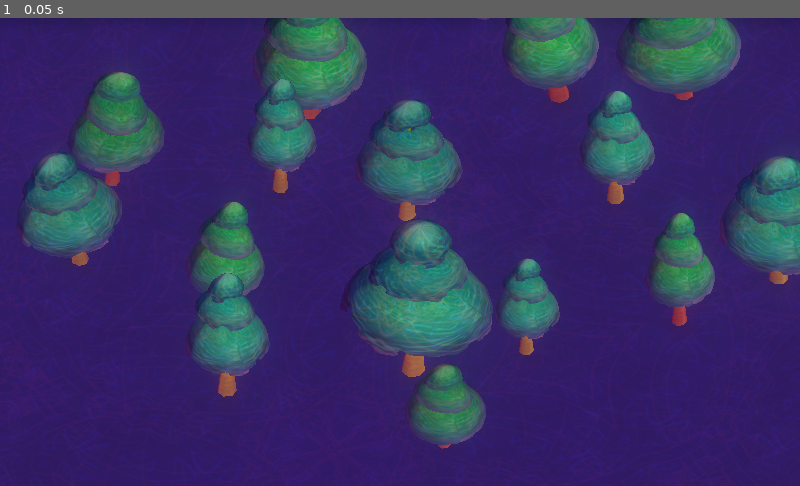
Above: before the commit, frame 1.
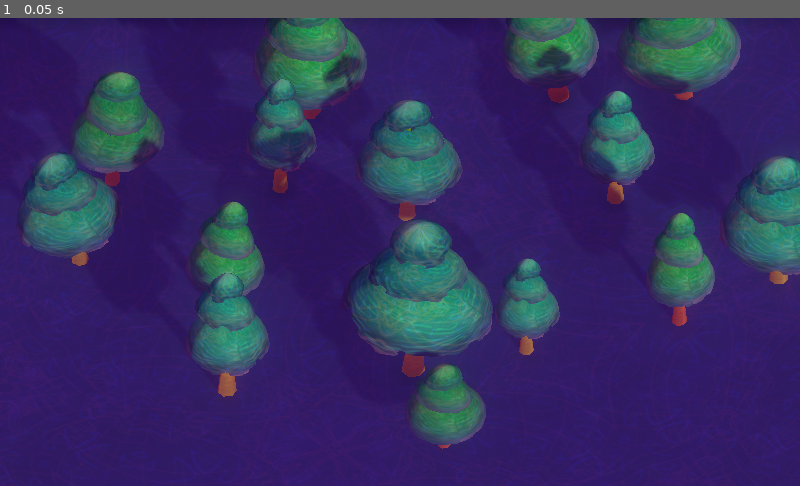
Above: after the commit, the same moment.

Repository: CROmartin/MiniJam70
Game: Godot game, scene res://Scenes-Jordan/TreeScene.tscn
Two runs of this game, one before a commit and one after it. Both use one fixed random seed, a clock stepped at 60 frames per second and the inputs below. This scene is started directly instead of the project's main scene.
Inputs:
- Up to frame 1 (0.05 s): no input

The runs differ from the first frame. In frame 1, 2.3% of the frame differs, in the area x 10-99%, y 0-77%.

Commit message:
Added set up blockout scene

Diff:
--- /dev/null
+++ b/Assets/Blockout/Blockout_CentralArena.tres
@@ -0,0 +1,8 @@
+[gd_resource type="SpatialMaterial" load_steps=2 format=2]
+
+[ext_resource path="res://Assets/Blockout/BlockoutGrid.png" type="Texture" id=1]
+
+[resource]
+albedo_color = Color( 1, 0.34902, 0.517647, 1 )
+albedo_texture = ExtResource( 1 )
+uv1_scale = Vector3( 12, 12, 1 )
--- /dev/null
+++ b/Assets/Blockout/Blockout_Hedge.tres
@@ -0,0 +1,7 @@
+[gd_resource type="SpatialMaterial" load_steps=2 format=2]
+
+[ext_resource path="res://Assets/Blockout/BlockoutGrid.png" type="Texture" id=1]
+
+[resource]
+albedo_color = Color( 0.129412, 0.321569, 0.0627451, 1 )
+albedo_texture = ExtResource( 1 )
--- /dev/null
+++ b/Assets/Blockout/Blockout_LightCorner.tres
@@ -0,0 +1,14 @@
+[gd_resource type="SpatialMaterial" load_steps=2 format=2]
+
+[ext_resource path="res://Assets/Blockout/BlockoutGrid.png" type="Texture" id=1]
+
+[resource]
+albedo_color = Color( 1, 0.886275, 0.494118, 1 )
+albedo_texture = ExtResource( 1 )
+emission_enabled = true
+emission = Color( 0.447059, 0.423529, 0.168627, 1 )
+emission_energy = 0.5
+emission_operator = 0
+emission_on_uv2 = false
+emission_texture = ExtResource( 1 )
+uv1_scale = Vector3( 4, 4, 1 )
--- /dev/null
+++ b/Assets/Blockout/Blockout_Pillars.tres
@@ -0,0 +1,8 @@
+[gd_resource type="SpatialMaterial" load_steps=2 format=2]
+
+[ext_resource path="res://Assets/Blockout/BlockoutGrid.png" type="Texture" id=1]
+
+[resource]
+albedo_color = Color( 1, 0.760784, 0.564706, 1 )
+albedo_texture = ExtResource( 1 )
+uv1_scale = Vector3( 8, 8, 1 )
--- /dev/null
+++ b/Assets/Blockout/Blockout_PlayField.tres
@@ -0,0 +1,9 @@
+[gd_resource type="SpatialMaterial" load_steps=2 format=2]
+
+[ext_resource path="res://Assets/Blockout/BlockoutGrid.png" type="Texture" id=1]
+
+[resource]
+albedo_color = Color( 0.415686, 0.556863, 0.4, 1 )
+albedo_texture = ExtResource( 1 )
+uv1_scale = Vector3( 32, 32, 1 )
+uv1_offset = Vector3( 0, -0.15, 0 )
--- /dev/null
+++ b/Assets/Blockout/Blockout_PlayerStart.tres
@@ -0,0 +1,8 @@
+[gd_resource type="SpatialMaterial" load_steps=2 format=2]
+
+[ext_resource path="res://Assets/Blockout/BlockoutGrid.png" type="Texture" id=1]
+
+[resource]
+albedo_color = Color( 0.74902, 0.564706, 0.772549, 1 )
+albedo_texture = ExtResource( 1 )
+uv1_scale = Vector3( 5, 5, 1 )
--- /dev/null
+++ b/Assets/Blockout/Blockout_Semicircle.tres
@@ -0,0 +1,8 @@
+[gd_resource type="SpatialMaterial" load_steps=2 format=2]
+
+[ext_resource path="res://Assets/Blockout/BlockoutGrid.png" type="Texture" id=1]
+
+[resource]
+albedo_color = Color( 0.670588, 0.756863, 0.756863, 1 )
+albedo_texture = ExtResource( 1 )
+uv1_scale = Vector3( 8, 8, 1 )
--- /dev/null
+++ b/Assets/Blockout/Blockout_Spikes.tres
@@ -0,0 +1,8 @@
+[gd_resource type="SpatialMaterial" load_steps=2 format=2]
+
+[ext_resource path="res://Assets/Blockout/BlockoutGrid.png" type="Texture" id=1]
+
+[resource]
+albedo_color = Color( 0.545098, 0.545098, 0.545098, 1 )
+albedo_texture = ExtResource( 1 )
+uv1_scale = Vector3( 8, 8, 1 )
--- a/Assets/Materials/Tree_A.tres
+++ b/Assets/Materials/Tree_A.tres
@@ -1,7 +1,6 @@
 [gd_resource type="SpatialMaterial" load_steps=2 format=2]
 
 [ext_resource path="res://Assets/TreeTest.png" type="Texture" id=1]
-
 
 [resource]
 params_depth_draw_mode = 3
@@ -10,6 +9,3 @@
 albedo_texture = ExtResource( 1 )
 metallic = 0.19
 metallic_specular = 0.0
-distance_fade_mode = 2
-distance_fade_min_distance = 2.7
-distance_fade_max_distance = 5.5
--- a/Assets/Materials/Tree_B.tres
+++ b/Assets/Materials/Tree_B.tres
@@ -1,7 +1,6 @@
 [gd_resource type="SpatialMaterial" load_steps=2 format=2]
 
 [ext_resource path="res://Assets/TreeTest2.png" type="Texture" id=1]
-
 
 [resource]
 params_depth_draw_mode = 3
@@ -10,6 +9,3 @@
 albedo_texture = ExtResource( 1 )
 metallic = 0.19
 metallic_specular = 0.0
-distance_fade_mode = 2
-distance_fade_min_distance = 2.7
-distance_fade_max_distance = 5.5
--- /dev/null
+++ b/Scenes-Jordan/Blockout.tscn
@@ -0,0 +1,335 @@
+[gd_scene load_steps=18 format=2]
+
+[ext_resource path="res://Assets/Blockout/PlayFieldBlockout.obj" type="ArrayMesh" id=1]
+[ext_resource path="res://Assets/Blockout/Hedge_M.obj" type="ArrayMesh" id=2]
+[ext_resource path="res://Assets/Blockout/Blockout_Hedge.tres" type="Material" id=3]
+[ext_resource path="res://Assets/Blockout/Hedge_S.obj" type="ArrayMesh" id=4]
+[ext_resource path="res://Assets/Blockout/Hedge_L.obj" type="ArrayMesh" id=5]
+[ext_resource path="res://Assets/Blockout/Hedge_XL.obj" type="ArrayMesh" id=6]
+
+[sub_resource type="BoxShape" id=3]
+extents = Vector3( 1.98741, 2.41259, 1 )
+
+[sub_resource type="BoxShape" id=4]
+extents = Vector3( 2.95061, 2.41259, 1 )
+
+[sub_resource type="BoxShape" id=5]
+extents = Vector3( 3.95372, 2.41259, 1 )
+
+[sub_resource type="BoxShape" id=2]
+extents = Vector3( 5.96267, 2.41259, 1 )
+
+[sub_resource type="BoxShape" id=6]
+extents = Vector3( 5.96267, 2.41259, 1 )
+
+[sub_resource type="BoxShape" id=1]
+extents = Vector3( 0.957092, 0.782861, 0.998001 )
+
+[sub_resource type="BoxShape" id=7]
+extents = Vector3( 10.4483, 3.05871, 0.464353 )
+
+[sub_resource type="BoxShape" id=8]
+extents = Vector3( 0.573818, 2.20815, 14.1284 )
+
+[sub_resource type="CylinderShape" id=9]
+radius = 7.55768
+height = 0.985349
+
+[sub_resource type="BoxShape" id=10]
+extents = Vector3( 3.0379, 2.01487, 0.513825 )
+
+[sub_resource type="CylinderShape" id=11]
+radius = 6.51809
+height = 0.86283
+
+[node name="Blockout" type="Spatial"]
+
+[node name="Camera" type="Camera" parent="."]
+transform = Transform( -0.81961, -0.374016, 0.433995, 0, 0.757511, 0.652822, -0.572922, 0.535059, -0.620864, 33.75, 24.061, -21.75 )
+projection = 1
+size = 9.0
+
+[node name="PlayerPlaceholder" type="CSGSphere" parent="."]
+transform = Transform( 1, 0, 0, 0, 1, 0, 0, 0, 1, 18.5, 1.25, 0 )
+radius = 0.33
+
+[node name="MeshInstance" type="MeshInstance" parent="."]
+mesh = ExtResource( 1 )
+material/0 = null
+material/1 = null
+material/2 = null
+material/3 = null
+material/4 = null
+material/5 = null
+material/6 = null
+material/7 = null
+material/8 = null
+material/9 = null
+material/10 = null
+
+[node name="DirectionalLight" type="DirectionalLight" parent="."]
+transform = Transform( -0.819152, 0.368688, -0.439385, 0, 0.766044, 0.642788, 0.573577, 0.526541, -0.627507, 0, 0, 0 )
+shadow_enabled = true
+shadow_bias = 0.0
+shadow_contact = 0.4
+
+[node name="Hedge_S" type="MeshInstance" parent="."]
+transform = Transform( -1.62921e-07, 0, 1, 0, 1, 0, -1, 0, -1.62921e-07, 11.7805, 0, 11.6692 )
+mesh = ExtResource( 4 )
+material/0 = ExtResource( 3 )
+
+[node name="StaticBody17" type="StaticBody" parent="Hedge_S"]
+
+[node name="CollisionShape" type="CollisionShape" parent="Hedge_S/StaticBody17"]
+shape = SubResource( 3 )
+
+[node name="Hedge_S3" type="MeshInstance" parent="."]
+transform = Transform( -1.62921e-07, 0, 1, 0, 1, 0, -1, 0, -1.62921e-07, -13.0364, 0, 11.6692 )
+mesh = ExtResource( 4 )
+material/0 = ExtResource( 3 )
+
+[node name="StaticBody16" type="StaticBody" parent="Hedge_S3"]
+
+[node name="CollisionShape" type="CollisionShape" parent="Hedge_S3/StaticBody16"]
+shape = SubResource( 3 )
+
+[node name="Hedge_S8" type="MeshInstance" parent="."]
+transform = Transform( -1.62921e-07, 0, 1, 0, 1, 0, -1, 0, -1.62921e-07, -12.1175, 0, 5.50834 )
+mesh = ExtResource( 4 )
+material/0 = ExtResource( 3 )
+
+[node name="StaticBody15" type="StaticBody" parent="Hedge_S8"]
+
+[node name="CollisionShape" type="CollisionShape" parent="Hedge_S8/StaticBody15"]
+shape = SubResource( 3 )
+
+[node name="Hedge_S4" type="MeshInstance" parent="."]
+transform = Transform( 1, 0, 0, 0, 1, 0, 0, 0, 1, -13.0364, 0, -4.71936 )
+mesh = ExtResource( 4 )
+material/0 = ExtResource( 3 )
+
+[node name="StaticBody14" type="StaticBody" parent="Hedge_S4"]
+
+[node name="CollisionShape" type="CollisionShape" parent="Hedge_S4/StaticBody14"]
+shape = SubResource( 3 )
+
+[node name="Hedge_S5" type="MeshInstance" parent="."]
+transform = Transform( 1, 0, 0, 0, 1, 0, 0, 0, 1, 24.0076, 0, 4.4553 )
+mesh = ExtResource( 4 )
+material/0 = ExtResource( 3 )
+
+[node name="StaticBody13" type="StaticBody" parent="Hedge_S5"]
+
+[node name="CollisionShape" type="CollisionShape" parent="Hedge_S5/StaticBody13"]
+shape = SubResource( 3 )
+
+[node name="Hedge_S2" type="MeshInstance" parent="."]
+transform = Transform( -1.62921e-07, 0, 1, 0, 1, 0, -1, 0, -1.62921e-07, 13.7575, 0, -8.90499 )
+mesh = ExtResource( 4 )
+material/0 = ExtResource( 3 )
+
+[node name="StaticBody12" type="StaticBody" parent="Hedge_S2"]
+
+[node name="CollisionShape" type="CollisionShape" parent="Hedge_S2/StaticBody12"]
+shape = SubResource( 3 )
+
+[node name="Hedge_S6" type="MeshInstance" parent="."]
+transform = Transform( 1, 0, 0, 0, 1, 0, 0, 0, 1, 0, 0, 13.774 )
+mesh = ExtResource( 4 )
+material/0 = ExtResource( 3 )
+
+[node name="StaticBody11" type="StaticBody" parent="Hedge_S6"]
+
+[node name="CollisionShape" type="CollisionShape" parent="Hedge_S6/StaticBody11"]
+shape = SubResource( 3 )
+
+[node name="Hedge_S9" type="MeshInstance" parent="."]
+transform = Transform( 1, 0, 0, 0, 1, 0, 0, 0, 1, -24.4198, -1.90735e-06, -5.81053 )
+mesh = ExtResource( 4 )
+material/0 = ExtResource( 3 )
+
+[node name="StaticBody10" type="StaticBody" parent="Hedge_S9"]
+
+[node name="CollisionShape" type="CollisionShape" parent="Hedge_S9/StaticBody10"]
+shape = SubResource( 3 )
+
+[node name="Hedge_S7" type="MeshInstance" parent="."]
+transform = Transform( 1, 0, 0, 0, 1, 0, 0, 0, 1, 0, 0, -13.9808 )
+mesh = ExtResource( 4 )
+material/0 = ExtResource( 3 )
+
+[node name="StaticBody9" type="StaticBody" parent="Hedge_S7"]
+
+[node name="CollisionShape" type="CollisionShape" parent="Hedge_S7/StaticBody9"]
+shape = SubResource( 3 )
+
+[node name="Hedge_M" type="MeshInstance" parent="."]
+transform = Transform( 1, 0, 0, 0, 1, 0, 0, 0, 1, 22.9879, 9.53674e-07, -6.83891 )
+mesh = ExtResource( 2 )
+material/0 = ExtResource( 3 )
+
+[node name="StaticBody8" type="StaticBody" parent="Hedge_M"]
+
+[node name="CollisionShape" type="CollisionShape" parent="Hedge_M/StaticBody8"]
+shape = SubResource( 4 )
+
+[node name="Hedge_M4" type="MeshInstance" parent="."]
+transform = Transform( 1, 0, 0, 0, 1, 0, 0, 0, 1, -18.2953, 9.53674e-07, -0.636298 )
+mesh = ExtResource( 2 )
+material/0 = ExtResource( 3 )
+
+[node name="StaticBody7" type="StaticBody" parent="Hedge_M4"]
+
+[node name="CollisionShape" type="CollisionShape" parent="Hedge_M4/StaticBody7"]
+shape = SubResource( 4 )
+
+[node name="Hedge_M2" type="MeshInstance" parent="."]
+transform = Transform( 1, 0, 0, 0, 1, 0, 0, 0, 1, 11.7058, 1.90735e-06, -5.77302 )
+mesh = ExtResource( 2 )
+material/0 = ExtResource( 3 )
+
+[node name="StaticBody6" type="StaticBody" parent="Hedge_M2"]
+
+[node name="CollisionShape" type="CollisionShape" parent="Hedge_M2/StaticBody6"]
+shape = SubResource( 4 )
+
+[node name="Hedge_M3" type="MeshInstance" parent="."]
+transform = Transform( -1.62921e-07, 0, 1, 0, 1, 0, -1, 0, -1.62921e-07, -6.94028, 0, -10.9114 )
+mesh = ExtResource( 2 )
+material/0 = ExtResource( 3 )
+
+[node name="StaticBody5" type="StaticBody" parent="Hedge_M3"]
+
+[node name="CollisionShape" type="CollisionShape" parent="Hedge_M3/StaticBody5"]
+shape = SubResource( 4 )
+
+[node name="Hedge_M5" type="MeshInstance" parent="."]
+transform = Transform( -1.62921e-07, 0, 1, 0, 1, 0, -1, 0, -1.62921e-07, 9.71949, 0, -1.6404 )
+mesh = ExtResource( 2 )
+material/0 = ExtResource( 3 )
+
+[node name="StaticBody4" type="StaticBody" parent="Hedge_M5"]
+
+[node name="CollisionShape" type="CollisionShape" parent="Hedge_M5/StaticBody4"]
+shape = SubResource( 4 )
+
+[node name="Hedge_L" type="MeshInstance" parent="."]
+transform = Transform( 1, 0, 0, 0, 1, 0, 0, 0, 1, 14.8948, 9.53674e-07, 8.54749 )
+mesh = ExtResource( 5 )
+material/0 = ExtResource( 3 )
+
+[node name="StaticBody3" type="StaticBody" parent="Hedge_L"]
+
+[node name="CollisionShape" type="CollisionShape" parent="Hedge_L/StaticBody3"]
+shape = SubResource( 5 )
+
+[node name="Hedge_XL" type="MeshInstance" parent="."]
+transform = Transform( 1, 0, 0, 0, 1, 0, 0, 0, 1, -14.0427, 9.53674e-07, 8.64354 )
+mesh = ExtResource( 6 )
+material/0 = ExtResource( 3 )
+
+[node name="StaticBody2" type="StaticBody" parent="Hedge_XL"]
+
+[node name="CollisionShape" type="CollisionShape" parent="Hedge_XL/StaticBody2"]
+shape = SubResource( 2 )
+
+[node name="Hedge_XL2" type="MeshInstance" parent="."]
+transform = Transform( -1.62921e-07, 0, 1, 0, 1, 0, -1, 0, -1.62921e-07, -16.1669, -9.53674e-07, -7.90324 )
+mesh = ExtResource( 6 )
+material/0 = ExtResource( 3 )
+
+[node name="StaticBody" type="StaticBody" parent="Hedge_XL2"]
+
+[node name="CollisionShape" type="CollisionShape" parent="Hedge_XL2/StaticBody"]
+shape = SubResource( 6 )
+
+[node name="FloorStaticBody" type="StaticBody" parent="."]
+
+[node name="CollisionShape" type="CollisionShape" parent="FloorStaticBody"]
+transform = Transform( 28.759, 0, 0, 0, 1, 0, 0, 0, 15.006, 0, -0.685834, 0 )
+shape = SubResource( 1 )
+
+[node name="Walls" type="StaticBody" parent="."]
+transform = Transform( 1, 0, 0, 0, 1, 0, 0, 0, 1, 17.7368, 0, -14.0775 )
+
+[node name="CollisionShape" type="CollisionShape" parent="Walls"]
+transform = Transform( 1, 0, 0, 0, 1, 0, 0, 0, 1, -0.788723, 0, -0.419857 )
+shape = SubResource( 7 )
+
+[node name="CollisionShape2" type="CollisionShape" parent="Walls"]
+transform = Transform( 1, 0, 0, 0, 1, 0, 0, 0, 1, -34.668, 0, -0.419857 )
+shape = SubResource( 7 )
+
+[node name="CollisionShape3" type="CollisionShape" parent="Walls"]
+transform = Transform( 1, 0, 0, 0, 1, 0, 0, 0, 1, -0.788723, 0, 28.5339 )
+shape = SubResource( 7 )
+
+[node name="CollisionShape4" type="CollisionShape" parent="Walls"]
+transform = Transform( 1, 0, 0, 0, 1, 0, 0, 0, 1, -34.668, 0, 28.5339 )
+shape = SubResource( 7 )
+
+[node name="CollisionShape5" type="CollisionShape" parent="Walls"]
+transform = Transform( 1, 0, 0, 0, 1, 0, 0, 0, 1, -44.8345, 0.974391, 14.0209 )
+shape = SubResource( 8 )
+
+[node name="CollisionShape6" type="CollisionShape" parent="Walls"]
+transform = Transform( 1, 0, 0, 0, 1, 0, 0, 0, 1, 9.3024, 0.974391, 14.0209 )
+shape = SubResource( 8 )
+
+[node name="Semicircle" type="StaticBody" parent="."]
+
+[node name="CollisionShape" type="CollisionShape" parent="Semicircle"]
+transform = Transform( 1, 0, 0, 0, 1, 0, 0, 0, 1, 0, -0.660471, -14.9705 )
+shape = SubResource( 9 )
+
+[node name="CollisionShape2" type="CollisionShape" parent="Semicircle"]
+transform = Transform( 1, 0, 0, 0, 1, 0, 0, 0, 1, 0, 0.839733, -21.834 )
+shape = SubResource( 10 )
+
+[node name="CollisionShape3" type="CollisionShape" parent="Semicircle"]
+transform = Transform( 0.819152, 0, 0.573577, 0, 1, 0, -0.573577, 0, 0.819152, -4.5782, 0.839733, -20.2904 )
+shape = SubResource( 10 )
+
+[node name="CollisionShape4" type="CollisionShape" parent="Semicircle"]
+transform = Transform( 0.819152, 0, -0.573577, 0, 1, 0, 0.573577, 0, 0.819152, 4.41455, 0.839733, -20.2904 )
+shape = SubResource( 10 )
+
+[node name="CollisionShape5" type="CollisionShape" parent="Semicircle"]
+transform = Transform( -1.62921e-07, 0, -1, 0, 1, 0, 1, 0, -1.62921e-07, 6.93714, 0.839733, -17.1316 )
+shape = SubResource( 10 )
+
+[node name="CollisionShape6" type="CollisionShape" parent="Semicircle"]
+transform = Transform( -1.62921e-07, 0, -1, 0, 1, 0, 1, 0, -1.62921e-07, -7.1667, 0.839733, -17.1316 )
+shape = SubResource( 10 )
+
+[node name="Semicircle2" type="StaticBody" parent="."]
+transform = Transform( -1, 0, 3.25841e-07, 0, 1, 0, -3.25841e-07, 0, -1, 0, 0, 0 )
+
+[node name="CollisionShape" type="CollisionShape" parent="Semicircle2"]
+transform = Transform( 1, 0, 0, 0, 1, 0, 0, 0, 1, 0, -0.660471, -14.9705 )
+shape = SubResource( 9 )
+
+[node name="CollisionShape2" type="CollisionShape" parent="Semicircle2"]
+transform = Transform( 1, 0, 0, 0, 1, 0, 0, 0, 1, 0, 0.839733, -21.834 )
+shape = SubResource( 10 )
+
+[node name="CollisionShape3" type="CollisionShape" parent="Semicircle2"]
+transform = Transform( 0.819152, 0, 0.573577, 0, 1, 0, -0.573577, 0, 0.819152, -4.5782, 0.839733, -20.2904 )
+shape = SubResource( 10 )
+
+[node name="CollisionShape4" type="CollisionShape" parent="Semicircle2"]
+transform = Transform( 0.819152, 0, -0.573577, 0, 1, 0, 0.573577, 0, 0.819152, 4.41455, 0.839733, -20.2904 )
+shape = SubResource( 10 )
+
+[node name="CollisionShape5" type="CollisionShape" parent="Semicircle2"]
+transform = Transform( -1.62921e-07, 0, -1, 0, 1, 0, 1, 0, -1.62921e-07, 6.93714, 0.839733, -17.1316 )
+shape = SubResource( 10 )
+
+[node name="CollisionShape6" type="CollisionShape" parent="Semicircle2"]
+transform = Transform( -1.62921e-07, 0, -1, 0, 1, 0, 1, 0, -1.62921e-07, -7.1667, 0.839733, -17.1316 )
+shape = SubResource( 10 )
+
+[node name="StaticBody" type="StaticBody" parent="."]
+
+[node name="CollisionShape" type="CollisionShape" parent="StaticBody"]
+shape = SubResource( 11 )
--- a/Scenes-Jordan/TreeScene.tscn
+++ b/Scenes-Jordan/TreeScene.tscn
@@ -55,6 +55,7 @@
 transform = Transform( -1.62921e-07, -0.34202, 0.939693, 0, 0.939693, 0.34202, -1, 5.57222e-08, -1.53095e-07, 0, 0, 0 )
 light_color = Color( 0.85098, 0.984314, 0.717647, 1 )
 light_energy = 1.33
+shadow_enabled = true
 
 [node name="Plane" type="MeshInstance" parent="."]
 transform = Transform( 40, 0, 0, 0, 1, 0, 0, 0, 40, -15, 0, -15 )
Binary file added: Assets/Blockout/BlockoutGrid.png
Not shown, added: Assets/Blockout/BlockoutGrid.png.import
Not shown, added: Assets/Blockout/Hedge_L.obj
Not shown, added: Assets/Blockout/Hedge_L.obj.import
Not shown, added: Assets/Blockout/Hedge_M.obj
Not shown, added: Assets/Blockout/Hedge_M.obj.import
Not shown, added: Assets/Blockout/Hedge_S.obj
Not shown, added: Assets/Blockout/Hedge_S.obj.import
Not shown, added: Assets/Blockout/Hedge_XL.obj
Not shown, added: Assets/Blockout/Hedge_XL.obj.import
Not shown, added: Assets/Blockout/PlayFieldBlockout.obj
Not shown, added: Assets/Blockout/PlayFieldBlockout.obj.import
